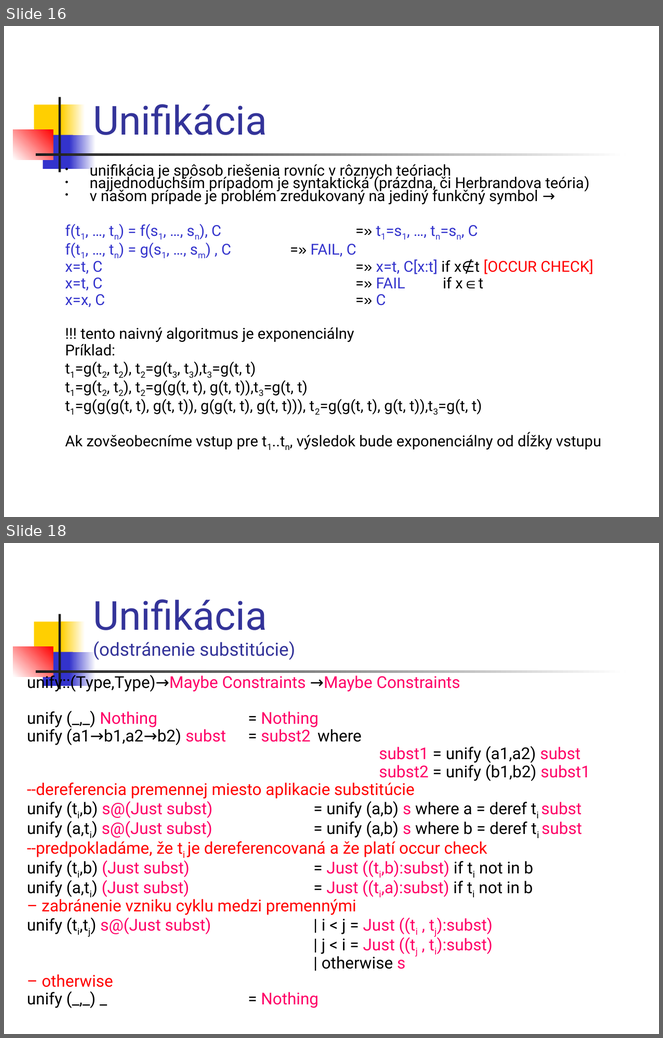
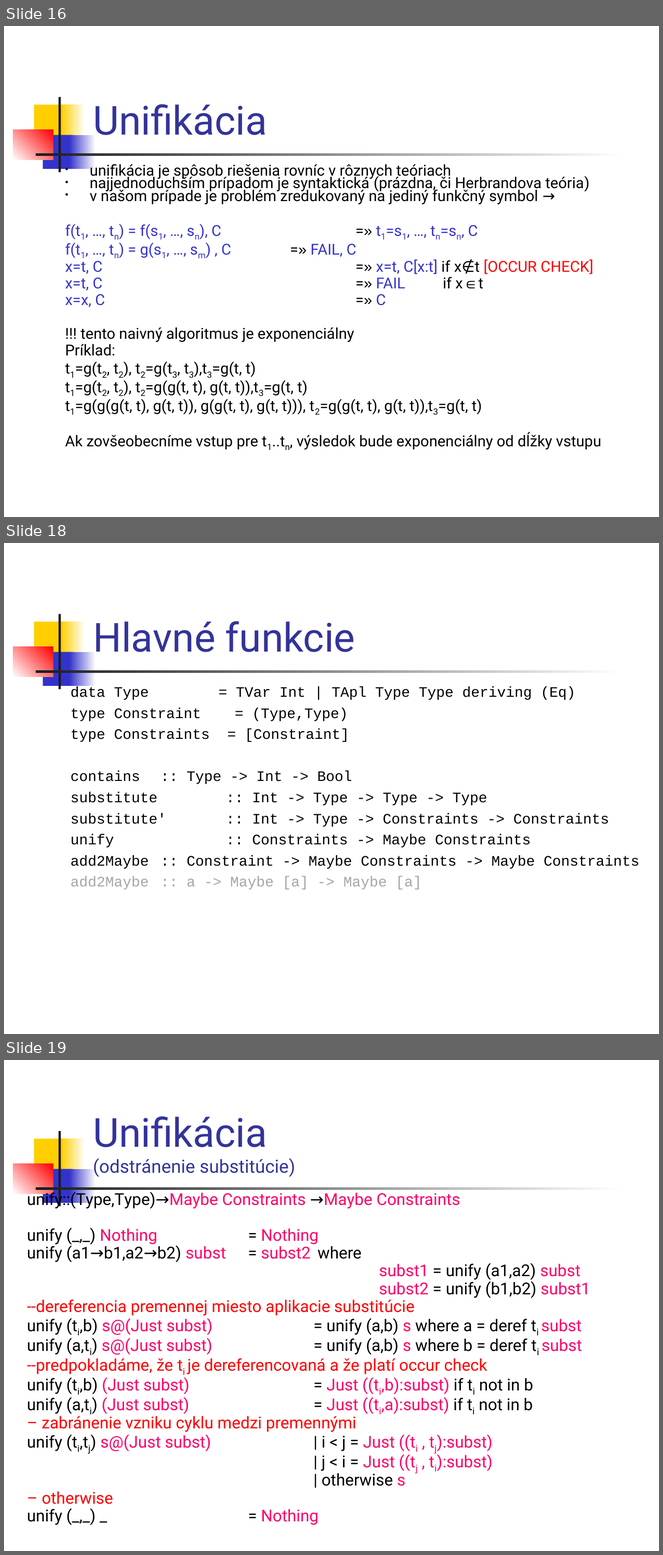
Before and after one commit to Funkcionalne/Prednasky, a slide deck: 08/08_fpro.ppt. Shown one above the other, each under a label of ours: slides 16 and 18 before the commit, slides 16, 18 and 19 after it; the slides between them are not shown. The pictures are 663x1038 and 663x1555 pixels, drawn with LibreOffice and Linux fonts; fonts in the diff are those of the drawing. Boxes give left, top, right and bottom in pixels: in the first picture for what was removed or moved away, otherwise in the second. Text is boxed around its words. In the diff, an @@ line names an element or a change of style, - is before the commit and + after.

```diff
--- a/08/08_fpro.ppt
+++ b/08/08_fpro.ppt
@@ slide 18 added at box(4, 543, 659, 1034), background #FFFFFF; not listed: 7 template elements that a slide beside it also shows @@
@@ title added at box(93, 621, 356, 652), 44 pt, text #333399 @@
+Hlavné funkcie
@@ text added at box(71, 687, 639, 890), 16 pt, text #000000 @@
+data Type = TVar Int | TApl Type Type deriving (Eq)
+type Constraint = (Type,Type)
+type Constraints = [Constraint]
+contains :: Type -> Int -> Bool
+substitute :: Int -> Type -> Type -> Type
+substitute' :: Int -> Type -> Constraints -> Constraints
+unify :: Constraints -> Maybe Constraints
+add2Maybe :: Constraint -> Maybe Constraints -> Maybe Constraints
+add2Maybe :: a -> Maybe [a] -> Maybe [a]
@@ what was slide 18 is now slide 19 @@
```
Also in this commit, not shown: 1 slide changed, 2 other files.
